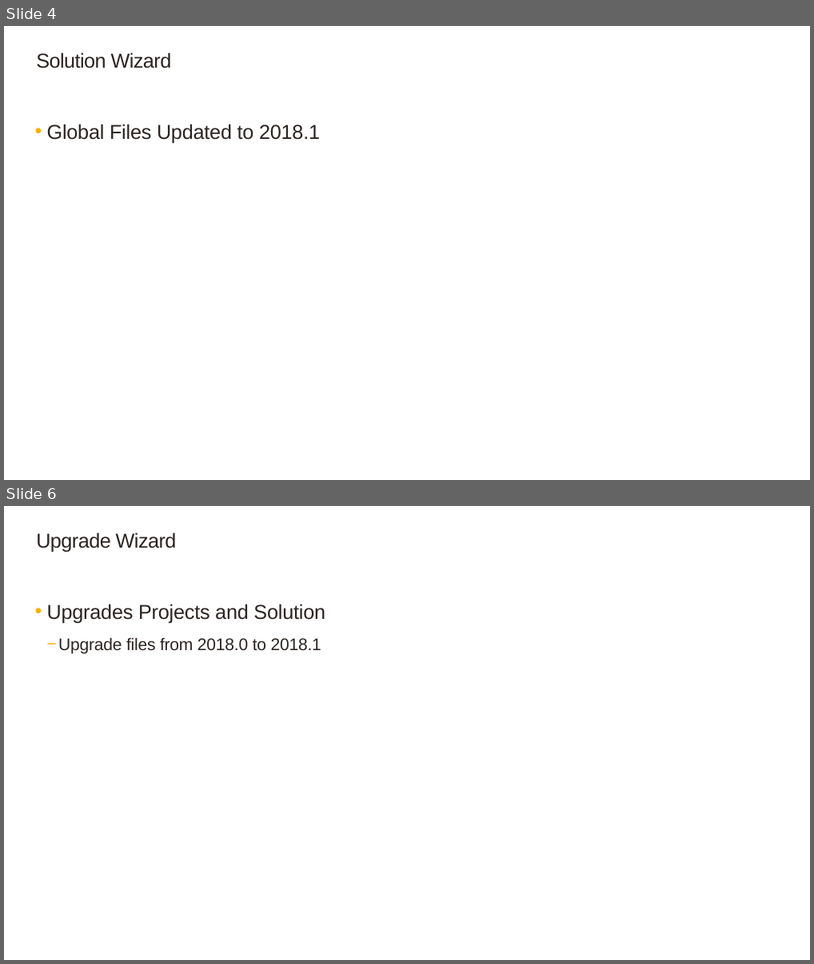
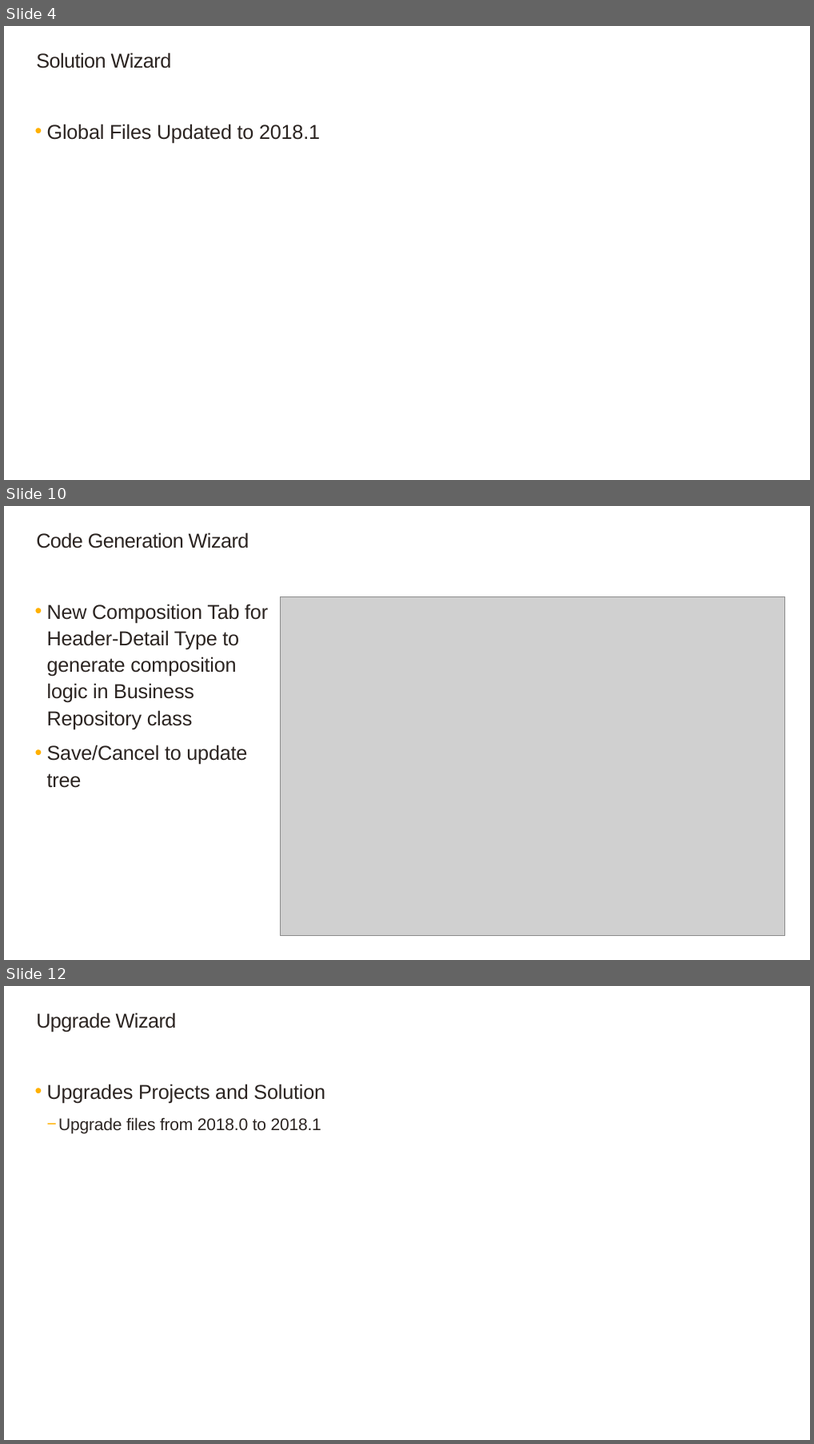
Before and after one commit to SageNADev/Sage300-SDK, a slide deck: docs/presentations/Sage300SDK_2018.1WebSDKOverview.pptx. Shown one above the other, each under a label of ours: slides 4 and 6 before the commit, slides 4, 10 and 12 after it; the slides between them are not shown. The pictures are 814x964 and 814x1444 pixels, drawn with LibreOffice and Linux fonts; fonts in the diff are those of the drawing; grey boxes stand for pictures; background and template pictures are left out. Boxes give left, top, right and bottom in pixels: in the first picture for what was removed or moved away, otherwise in the second. Text is boxed around its words. In the diff, an @@ line names an element or a change of style, - is before the commit and + after.

```diff
--- a/docs/presentations/Sage300SDK_2018.1WebSDKOverview.pptx
+++ b/docs/presentations/Sage300SDK_2018.1WebSDKOverview.pptx
@@ slide 10 added at <box>4,506,810,960</box>, background #FFFFFF @@
@@ title added at <box>36,532,250,548</box>, 24 pt, text #2B2421 @@
+Code Generation Wizard
@@ picture added at <box>281,596,785,936</box> @@
@@ text added at <box>47,604,268,788</box>, 24 pt, text #2B2421 @@
+  • New Composition Tab for Header-Detail Type to generate composition logic in Business Repository class
+  • Save/Cancel to update tree
@@ what was slide 6 is now slide 12 @@
```
Also in this commit, not shown: 4 slides changed, 7 other slides added, 1 other file.
